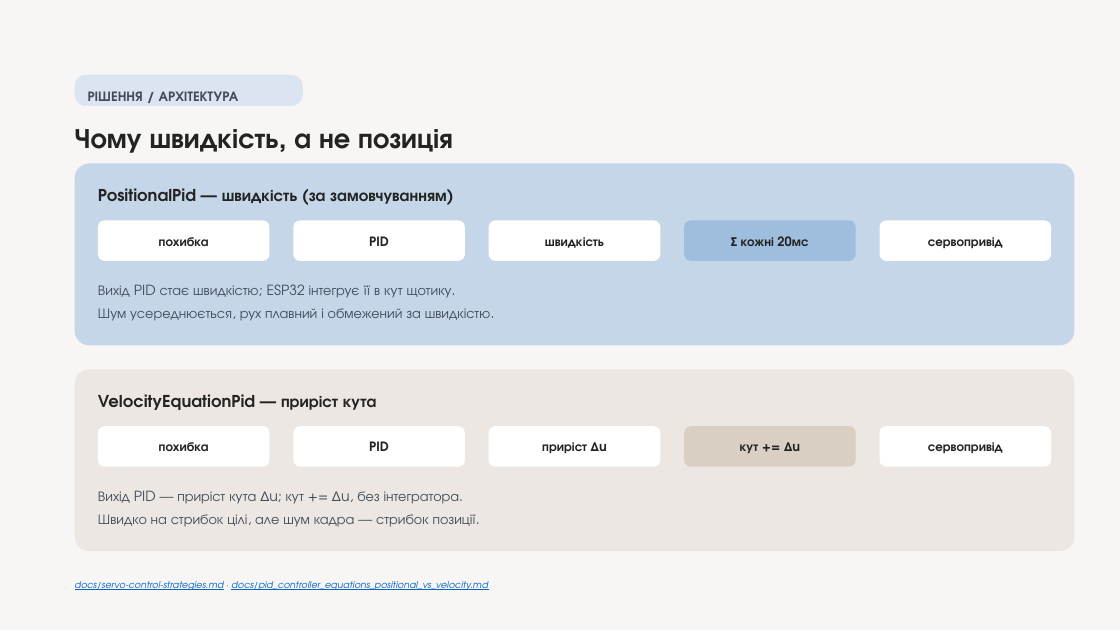
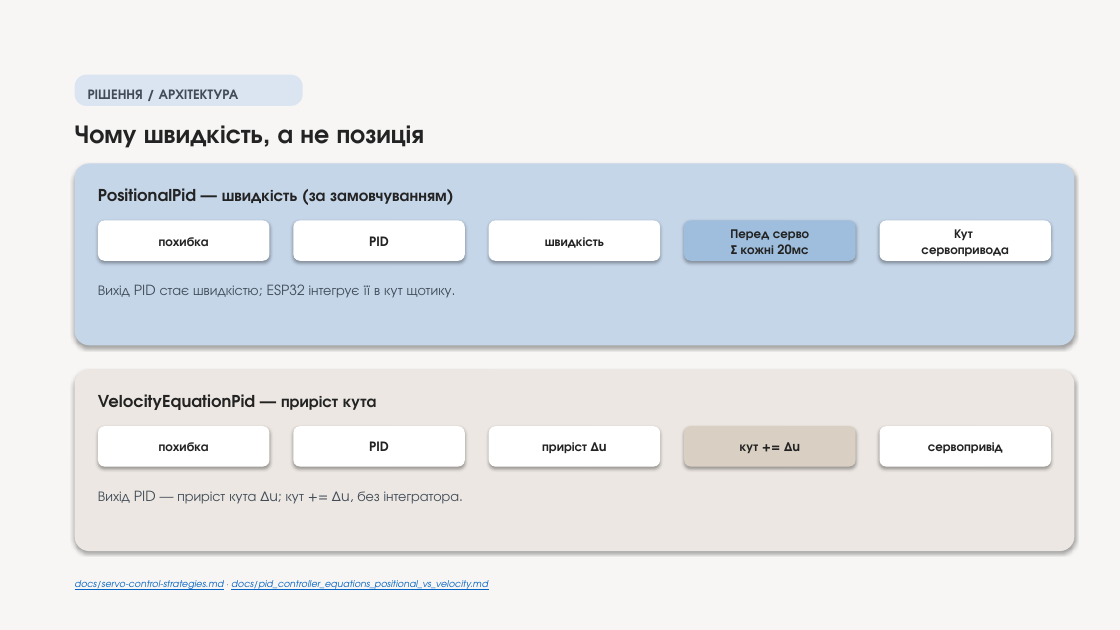
Before and after one commit to melnikvitaly/workshops, a slide deck: slide 4 of workshop-7-final_project/docs/assestment/presentation/Laser Gimbal with Camera Tracking on ESP32-S3.pptx. Drawn at 1120x630 pixels with LibreOffice and Linux fonts; fonts in the diff are those of the drawing; background and template pictures are left out. Boxes give left, top, right and bottom in pixels: in the first picture for what was removed or moved away, otherwise in the second. Text is boxed around its words. In the diff, an @@ line names an element or a change of style, - is before the commit and + after.

```diff
--- a/workshop-7-final_project/docs/assestment/presentation/Laser Gimbal with Camera Tracking on ESP32-S3.pptx
+++ b/workshop-7-final_project/docs/assestment/presentation/Laser Gimbal with Camera Tracking on ESP32-S3.pptx
@@ text "РІШЕННЯ / АРХІТЕКТУРА" at [88,89,239,99]: line spacing 1.4 to 1.3 @@
@@ text "Чому швидкість, а не позиція" at [75,125,425,148]: size 24 to 22.2 pt; line spacing 1.1 to 1 @@
@@ text in rounded rectangle at [730,229,809,240]: paragraph added @@
+Перед серво
@@ shadow on in 12 elements at [98,220,270,260], [293,220,465,260], [489,220,660,260], [98,426,270,466], [293,426,465,466], [489,426,660,466], [685,426,856,466], [880,426,1051,466], [685,220,856,260], [75,164,1075,345], [75,370,1075,551], [880,220,1051,260] @@
@@ text in rounded rectangle at [921,229,1008,256]: text changed @@
-сервопривід
+Кут
+сервопривода
@@ text at [98,308,491,321]: paragraph removed @@
-Шум усереднюється, рух плавний і обмежений за швидкістю.
@@ text at [98,514,476,527]: paragraph removed @@
-Швидко на стрибок цілі, але шум кадра — стрибок позиції.
```
Also in this commit, not shown: 12 other slides changed, 2 slides removed, 12 other files.
